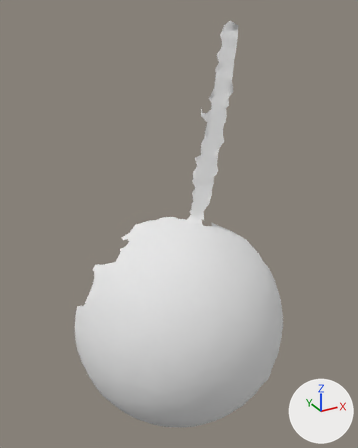
One commit to the OBJ model res/pendulum_horizontal/Pendulum_horizontal.000044.obj: the scene before it, then after it.
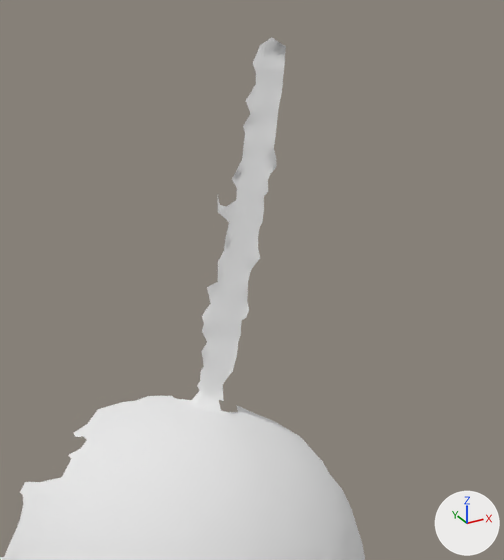
Each version is shown whole from a camera (50 mm lens) standing at (-233.0, -276.0, 390.0) and looking at (41.0, 222.0, 141.0), then close up on the part from 23% to 100% of the width and 0% to 69% of the height. Every picture has the same lights, and +X, +Y and +Z are marked at lower right. Where no turn or scale is listed for an object, it has been applied to the vertices.

In view in the first close-up: 'Pendulum_horizontal.000044'.
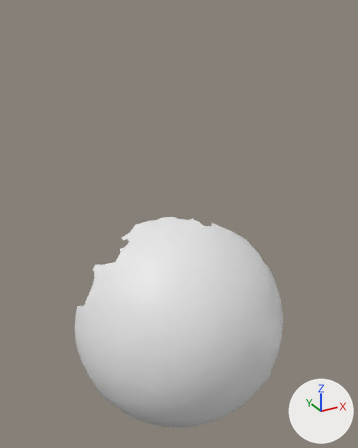
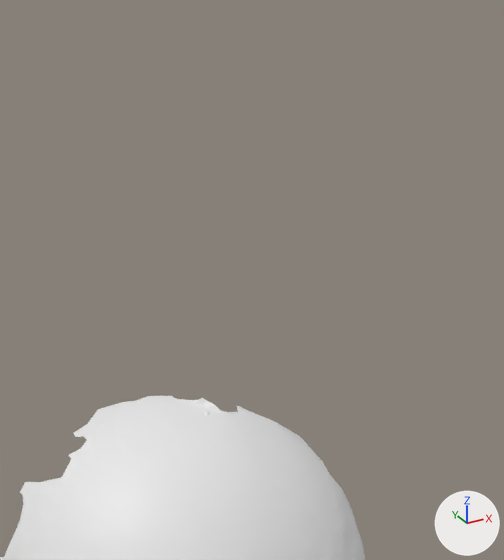
Diff of the bpy script that builds the scene:
```diff
--- a/res/pendulum_horizontal/Pendulum_horizontal.000044.obj.py
+++ b/res/pendulum_horizontal/Pendulum_horizontal.000044.obj.py
@@ me_pendulum_horizontal_000044 @@
 # used by ob_pendulum_horizontal_000044; location = (0.0, 0.0, 0.0)
-me_pendulum_horizontal_000044.from_pydata(...)  # 5256 vertices, 10343 faces; spans x -92.0..189.0, y 104.0..297.0, z -162.0..375.0
-me_pendulum_horizontal_000044.materials.append(mat_pendulum_horizontal_000044)  # white #e7e7e7
+me_pendulum_horizontal_000044.from_pydata(...)  # 4879 vertices, 9666 faces; spans x -92.0..189.0, y 104.0..297.0, z -162.0..134.0
+# me_pendulum_horizontal_000044 part 1: 377 vertices removed from x 72.0..115.0, y 211.0..252.0, z 135.0..375.0
```

Pixel boxes (x1, y1, x2, y2) of what changed, in the close-ups (504 x 560 px):
'Pendulum_horizontal.000044', reshaped
    before: (0, 37, 365, 560)
    after: (0, 396, 365, 560)
part 1 of me_pendulum_horizontal_000044, deleted
    before: (192, 37, 286, 410)
